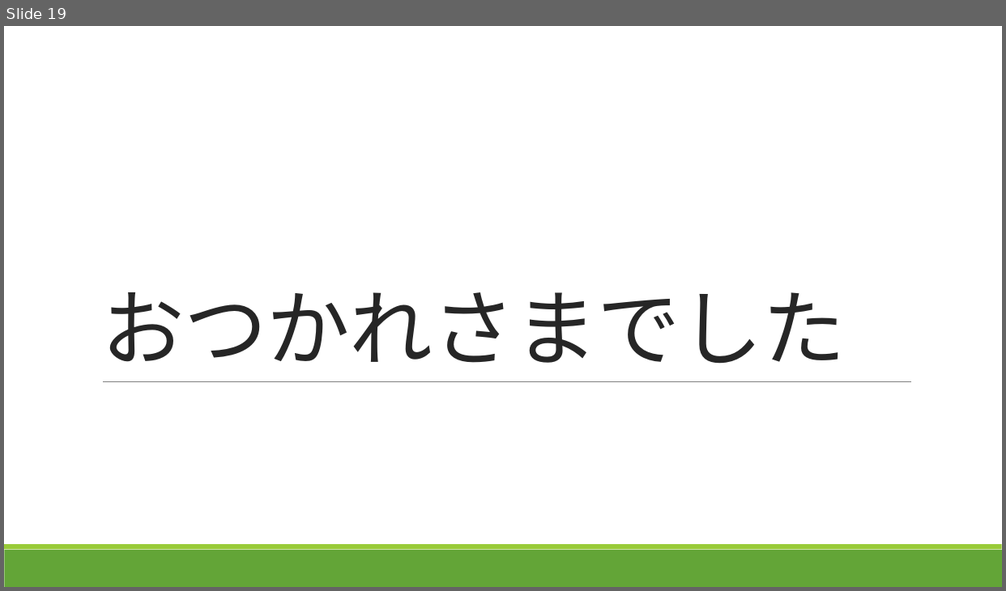
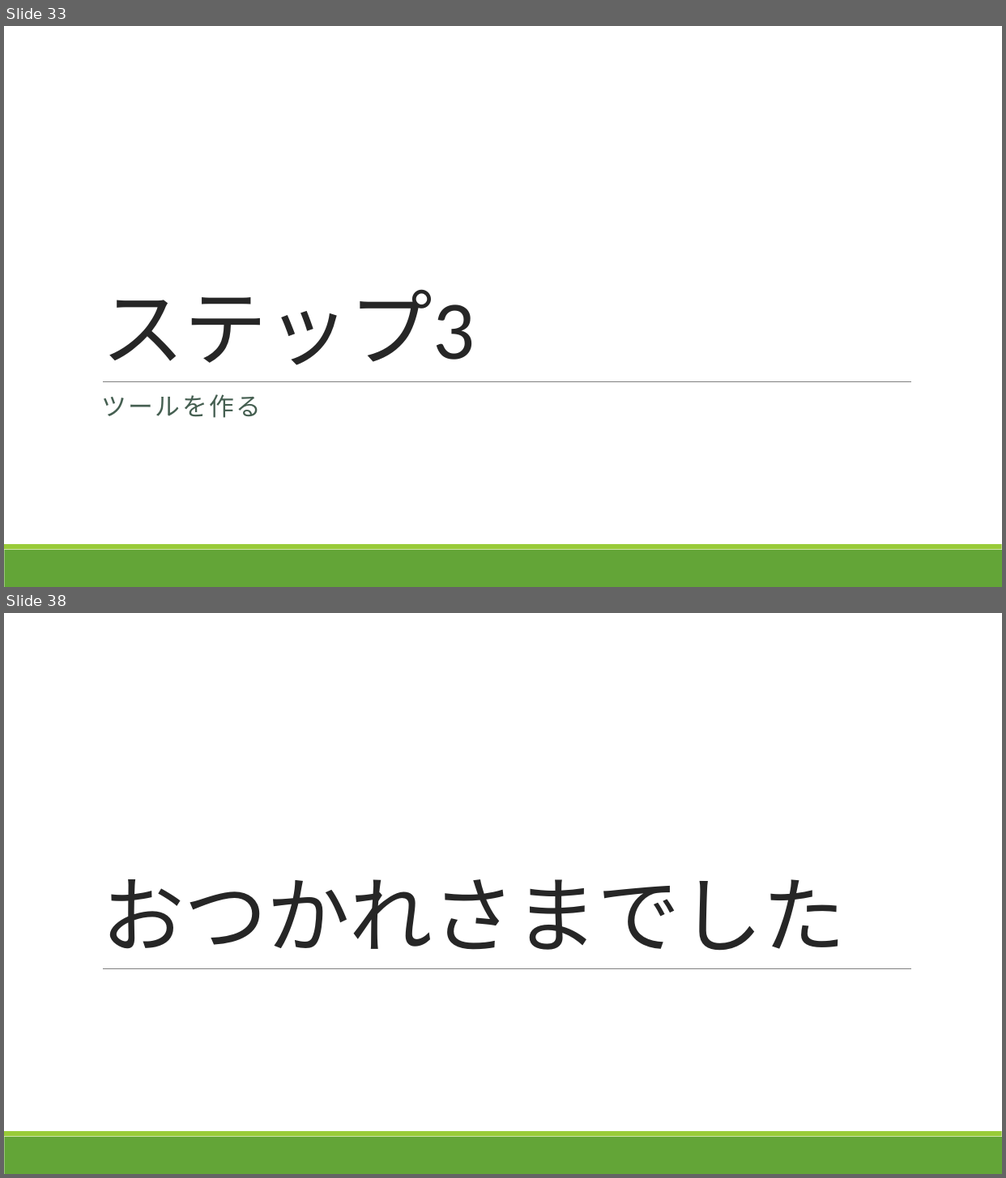
Before and after one commit to takeruko/vba-seminer-2019, a slide deck: contents/4/Excelマクロで学ぶVBA入門_第4回.pptx. Shown one above the other, each under a label of ours: slide 19 before the commit, slides 33 and 38 after it; the slides between them are not shown. The pictures are 1006x591 and 1006x1178 pixels, drawn with LibreOffice and Linux fonts; fonts in the diff are those of the drawing. Boxes give left, top, right and bottom in pixels: in the first picture for what was removed or moved away, otherwise in the second. Text is boxed around its words. In the diff, an @@ line names an element or a change of style, - is before the commit and + after.

```diff
--- a/contents/4/Excelマクロで学ぶVBA入門_第4回.pptx
+++ b/contents/4/Excelマクロで学ぶVBA入門_第4回.pptx
@@ slide 33 added at (x1=4, y1=26, x2=1002, y2=587), background #FFFFFF; not listed: 3 template elements that a slide beside it also shows @@
@@ title added at (x1=101, y1=289, x2=475, y2=365), 80 pt, text #262626 @@
+ステップ3
@@ text added at (x1=101, y1=395, x2=262, y2=418), 24 pt, text #455F51 @@
+ツールを作る
@@ what was slide 19 is now slide 38 @@
```
Also in this commit, not shown: 3 slides changed, 18 other slides added.
